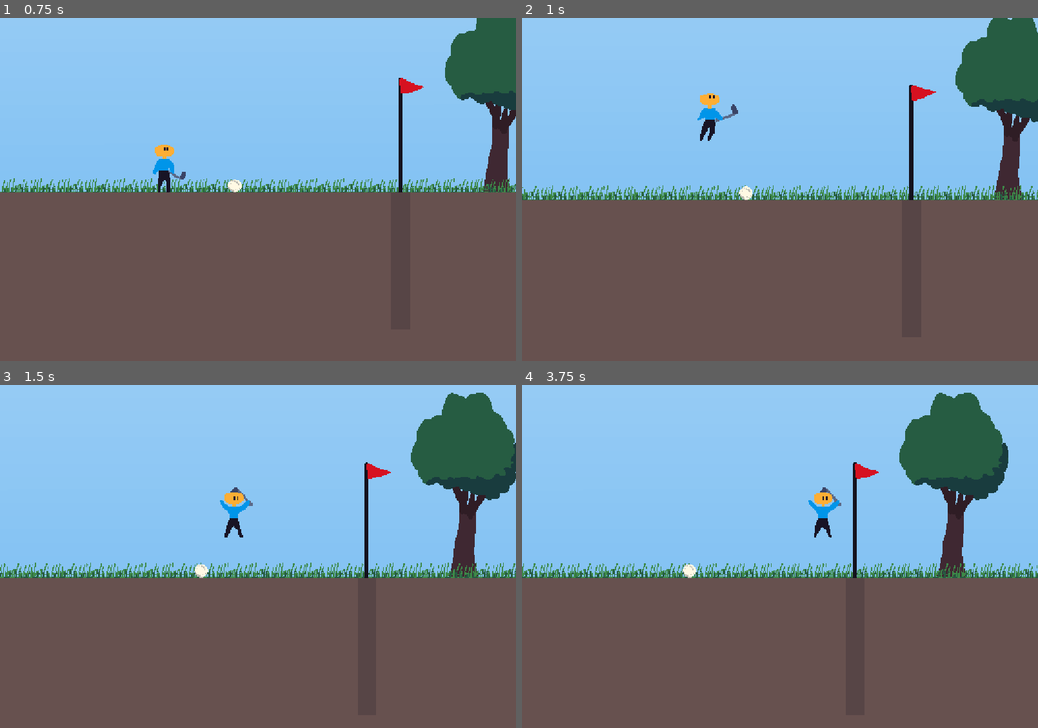
Above: before the commit, frames 1-4 (two rows, left to right).
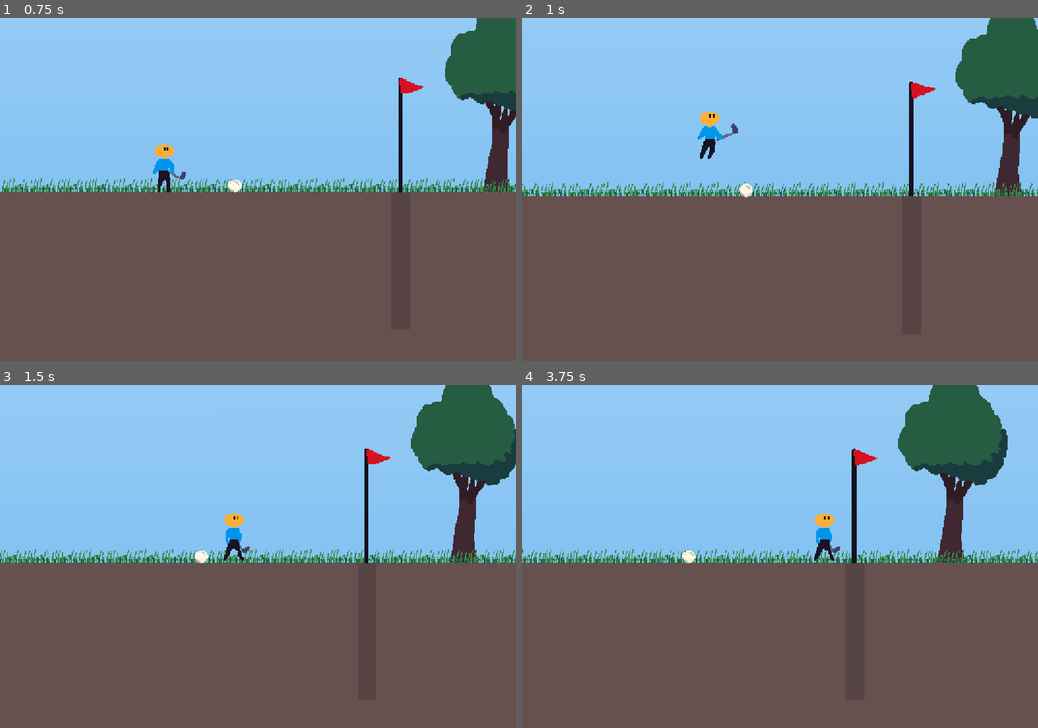
Above: after the commit, the same moments.

Repository: martindzejky/down-golf
Game: Godot game, scene res://main.tscn
Two runs of this game, one before a commit and one after it. Both use one fixed random seed, a clock stepped at 60 frames per second and the inputs below.
Inputs:
- Up to frame 1 (0.75 s): hold Right (move_right) from 0.53 s (still down); hold Space (shoot) from 0.53 s (still down)
- Up to frame 2 (1 s): keep holding Right (move_right); keep holding Space (shoot); tap Up (jump) at 0.77, 0.8 s
- Up to frame 3 (1.5 s): keep holding Right (move_right); tap Up (jump) at 1.07, 1.35 s; release Space (shoot) at 1.28 s
- Up to frame 4 (3.75 s): tap Up (jump) at 1.52, 1.82, 2.3, 3.02, 3.32 s; tap Space (shoot) at 1.55, 2.85 s; release Right (move_right) at 2.03 s; hold Left (move_left) 2.03-2.78 s; hold Space (shoot) 2.03-2.78 s; hold Right (move_right) from 2.78 s (still down); hold Up (jump) from 3.53 s (still down)

Frame 1 is identical in both runs. In frame 2, 3.6% of the frame differs, in the area x 0-100%, y 0-54%; in frame 3, 9.4%; in frame 4, 9.5%, in the area x 0-100%, y 0-57%.

Commit message:
variable jump height

Diff:
--- a/objects/player.gd
+++ b/objects/player.gd
@@ -1,7 +1,9 @@
 extends CharacterBody2D
 
 const SPEED = 160.0
-const JUMP_VELOCITY = -400.0
+const JUMP_START_VELOCITY = -200.0
+const JUMP_MIN_VELOCITY = -20.0
+const JUMP_MAX_VELOCITY = -35.0
 const MIN_SHOOT_POWER = 10.0
 const MAX_SHOOT_POWER = 100.0
 const SHOOT_IMPULSE_MULTIPLIER = 15.0
@@ -20,6 +22,7 @@
 var current_state = State.MOVING
 var shoot_power = 0.0
 var was_in_air = false
+var is_jumping = false
 
 @export var flip_node: Node2D
 @export var animation: AnimationPlayer
@@ -27,6 +30,7 @@
 @export var shoot_strength_bar: ProgressBar
 @export var pow: Sprite2D
 @export var shoot_area_shape: CollisionShape2D
+@export var jump_key: Timer
 
 @export var swing_hit_sound: AudioStreamPlayer
 @export var swing_small_sound: AudioStreamPlayer
@@ -54,9 +58,24 @@
   if not is_on_floor():
     velocity.y += gravity * delta
 
+    # Apply jump force while key is held and timer is running
+    if is_jumping and Input.is_action_pressed('jump') and not jump_key.is_stopped():
+      # Interpolate from max to min velocity as timer counts down
+      var t = jump_key.time_left / jump_key.wait_time
+      var jump_force = lerp(JUMP_MIN_VELOCITY, JUMP_MAX_VELOCITY, t)
+      velocity.y += jump_force * delta * 60.0  # Normalize to 60fps
+    elif not Input.is_action_pressed('jump'):
+      # Reset jumping state when key is released
+      is_jumping = false
+  else:
+    # Reset jumping state when on floor
+    is_jumping = false
+
   # Handle jump
   if Input.is_action_just_pressed('jump') and is_on_floor():
-    velocity.y = JUMP_VELOCITY
+    is_jumping = true
+    jump_key.start()
+    velocity.y = JUMP_START_VELOCITY
     jump_sound.play()
 
   # Get the input direction and handle the movement/deceleration
--- a/objects/player.tscn
+++ b/objects/player.tscn
@@ -240,7 +240,7 @@
 streams_count = 1
 stream_0/stream = ExtResource("9_4vq5b")
 
-[node name="player" type="CharacterBody2D" node_paths=PackedStringArray("flip_node", "animation", "sprite", "shoot_strength_bar", "pow", "shoot_area_shape", "swing_hit_sound", "swing_small_sound", "swing_large_sound", "jump_sound", "land_sound", "ready_to_shoot_sound") groups=["player"]]
+[node name="player" type="CharacterBody2D" node_paths=PackedStringArray("flip_node", "animation", "sprite", "shoot_strength_bar", "pow", "shoot_area_shape", "jump_key", "swing_hit_sound", "swing_small_sound", "swing_large_sound", "jump_sound", "land_sound", "ready_to_shoot_sound") groups=["player"]]
 collision_layer = 2
 collision_mask = 25
 script = ExtResource("1_ykyjo")
@@ -250,6 +250,7 @@
 shoot_strength_bar = NodePath("shoot_strength")
 pow = NodePath("pow")
 shoot_area_shape = NodePath("flip/shoot_area/shape")
+jump_key = NodePath("jump_key")
 swing_hit_sound = NodePath("swing_hit")
 swing_small_sound = NodePath("swing_small")
 swing_large_sound = NodePath("swing_large")
@@ -304,6 +305,10 @@
 z_index = 100
 texture = ExtResource("3_uxov2")
 
+[node name="jump_key" type="Timer" parent="."]
+wait_time = 0.2
+one_shot = true
+
 [node name="swing_hit" type="AudioStreamPlayer" parent="."]
 stream = SubResource("AudioStreamRandomizer_3rerk")
 bus = &"player sounds"
